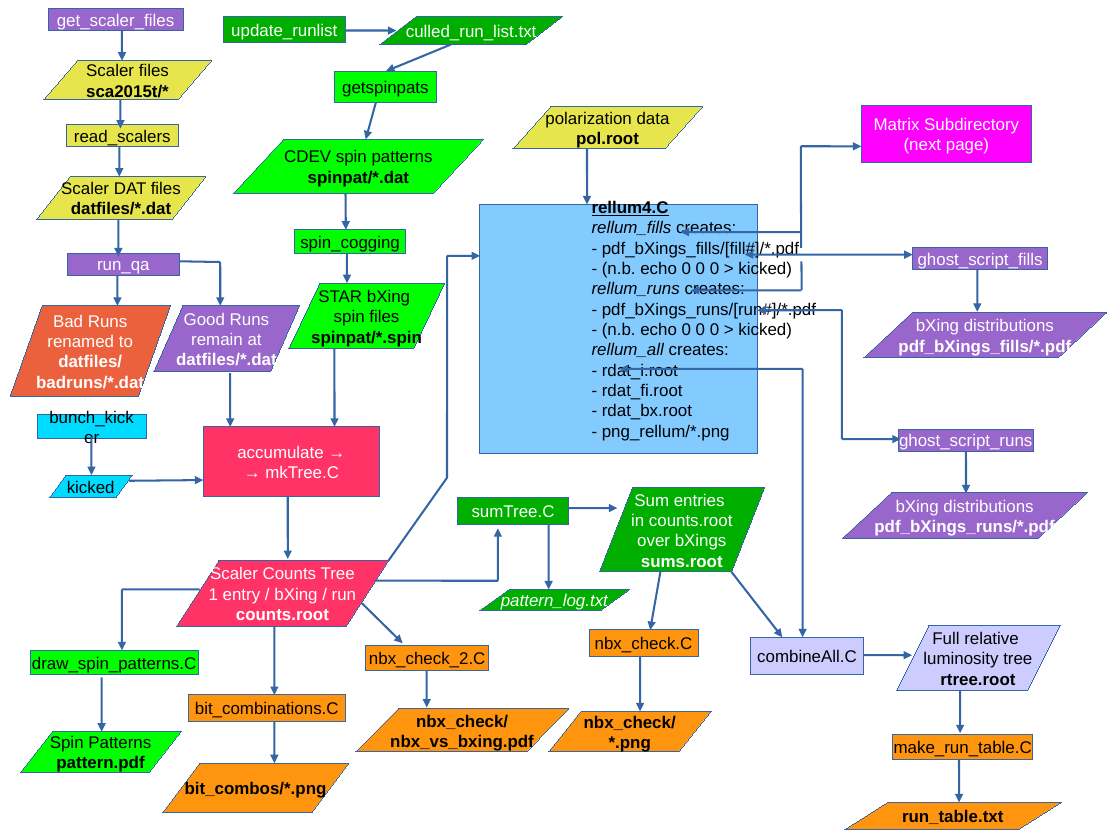
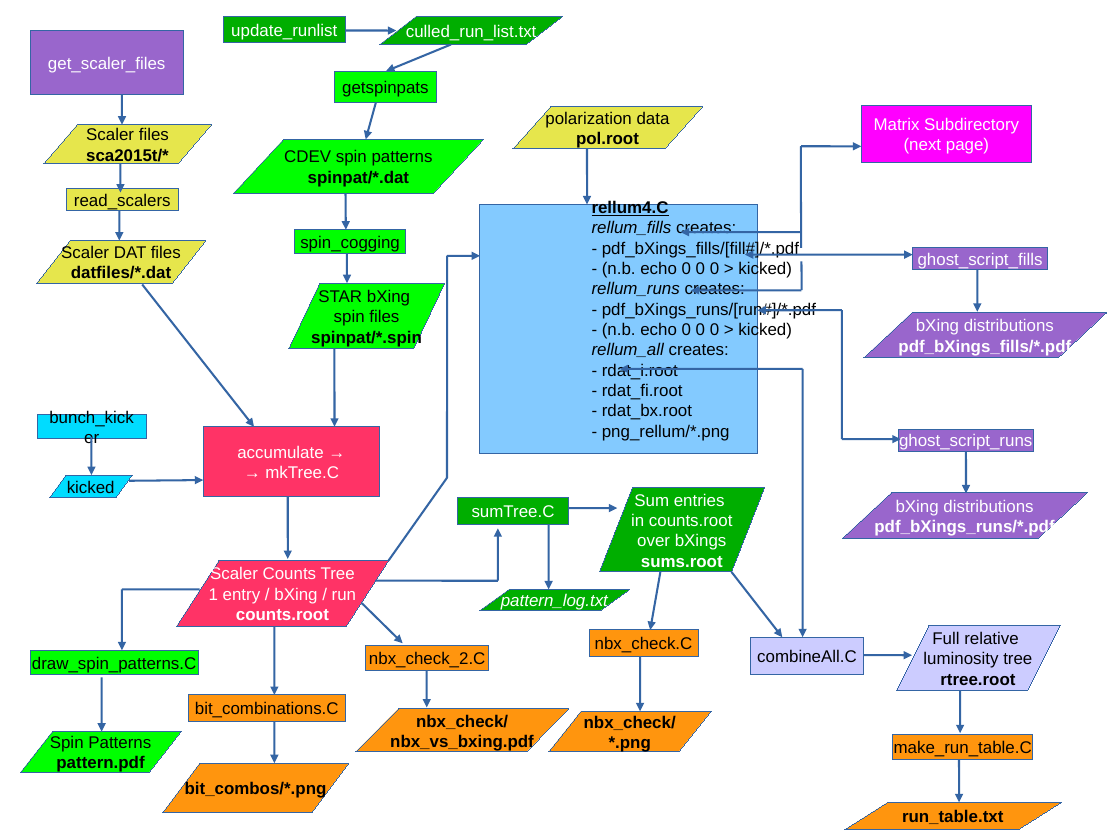
Before and after one commit to c-dilks/scalers15t, a slide deck: slide 1 of doc_diagram.odp. Drawn at 1120x840 pixels with LibreOffice and Linux fonts; fonts in the diff are those of the drawing. Boxes give left, top, right and bottom in pixels: in the first picture for what was removed or moved away, otherwise in the second. Text is boxed around its words. In the diff, an @@ line names an element or a change of style, - is before the commit and + after.

```diff
--- a/doc_diagram.odp
+++ b/doc_diagram.odp
@@ rectangle "get_scaler_files": place and size @@
-rectangle "get_scaler_files" at bbox=[48, 8, 183, 30]
+rectangle "get_scaler_files" at bbox=[30, 30, 183, 95]
@@ arrow removed from (122, 30) to (122, 61) @@
@@ arrow moved from (121, 100) - (121, 128) to (122, 95) - (122, 125) @@
@@ arrow moved from (119, 146) - (119, 177) to (121, 164) - (121, 192) @@
@@ 2 flow chart input outputs, 1 rectangle: place and size @@
-2 flow chart input outputs, 1 rectangle at bbox=[37, 61, 211, 220]
+2 flow chart input outputs, 1 rectangle at bbox=[37, 125, 211, 284]
@@ arrow moved from (118, 220) - (118, 256) to (119, 210) - (119, 241) @@
@@ rectangle removed at bbox=[68, 253, 180, 275] @@
-run_qa
@@ line removed from (179, 261) to (221, 262) @@
@@ arrow removed from (221, 262) to (221, 306) @@
@@ arrow removed from (118, 275) to (118, 306) @@
@@ arrow moved from (231, 373) - (231, 427) to (142, 285) - (254, 427) @@
@@ flow chart input output removed at bbox=[10, 306, 171, 396] @@
-Bad Runs
-renamed to
-datfiles/
-badruns/*.dat
@@ flow chart input output removed at bbox=[153, 306, 299, 372] @@
-Good Runs
-remain at
-datfiles/*.dat
```
Also in this commit, not shown: 1 other file.
